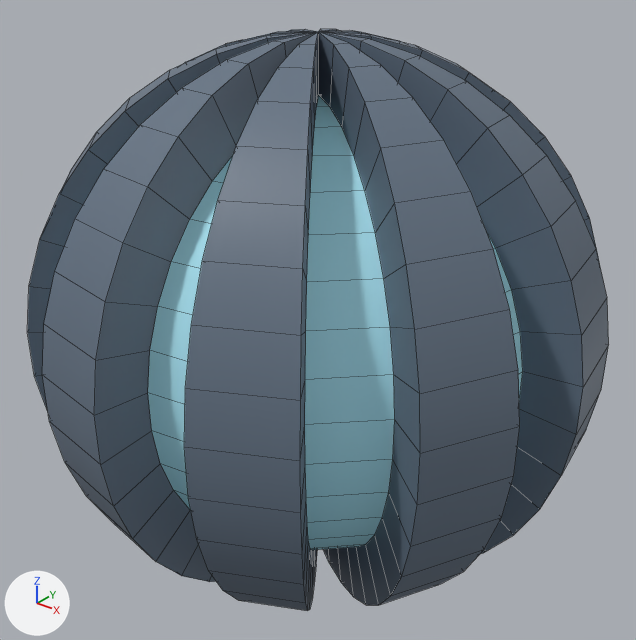
What one commit did to the FBX model MyProject/Content/FBX/Village/Carolyn/sphere3.fbx.
Rendered twice from a 50 mm camera at (0.525, -0.656, 0.407) aimed at (0.0, 0.0, 0.0). Lighting does not change. The marker at lower left points along +X, +Y and +Z. Mesh edges are drawn as thin lines. Where no turn or scale is listed for an object, it has been applied to the vertices. Vertices at the same position are counted once.
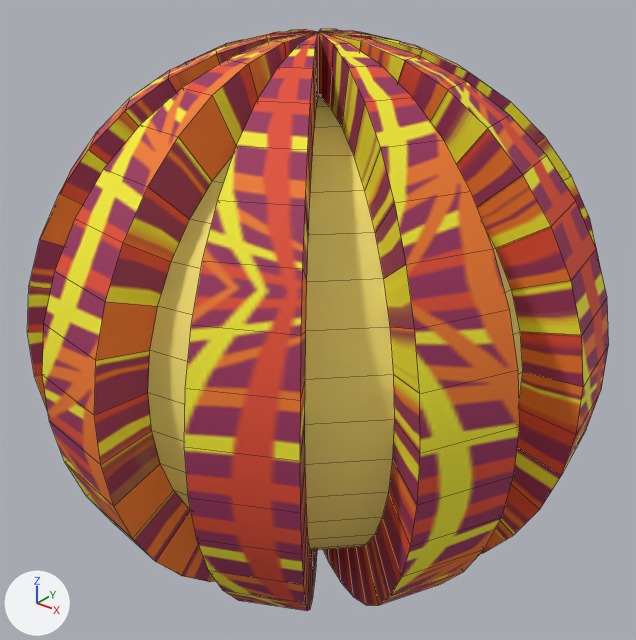
Location of each change, (x1, y1, x2, y2) in pixels of the pictures (636 x 640 px):
part 1 of me_mesh, recoloured (cyan to yellow)
    both: (148, 95, 523, 550)
part 2 of me_mesh, recoloured
    both: (27, 29, 609, 611)

The change, as a diff of the scene's bpy script:
```diff
--- a/MyProject/Content/FBX/Village/Carolyn/sphere3.fbx.py
+++ b/MyProject/Content/FBX/Village/Carolyn/sphere3.fbx.py
@@ img_textures6_png @@
+img_textures6_png = load_image('textures6.png', 'textures6.png', 512, 512, 'sRGB')
@@ mat_sun @@
+mat_sun = principled_material('sun')
+mat_sun.base_color = (1.0, 0.847, 0.197)  # yellow #ffed7b
+mat_sun.roughness = 0.749
@@ mat_sphere_texture4 @@
+mat_sphere_texture4 = principled_material('sphere_texture4')
+mat_sphere_texture4.texture = img_textures6_png  # with its transparency
+mat_sphere_texture4.roughness = 0.749
@@ me_mesh @@
 me_mesh.from_pydata(...)  # 724 vertices, 760 faces; spans x -0.292..0.292, y -0.292..0.292, z -0.293..0.293
 # used by ob_psphere28; location = (0.0, 0.0, 0.0)
+# me_mesh part 1: all 190 faces that had it switch from mat_blinn1 (cyan #b2f0ff) to mat_sun (yellow #ffed7b)
+# me_mesh part 2: 567 of the faces centred in x -0.284..0.284, y -0.284..0.284, z -0.29..0.29 switch from mat_sphere_texture1 (blue #637282) to mat_sphere_texture4 (picture img_textures6_png)
```
